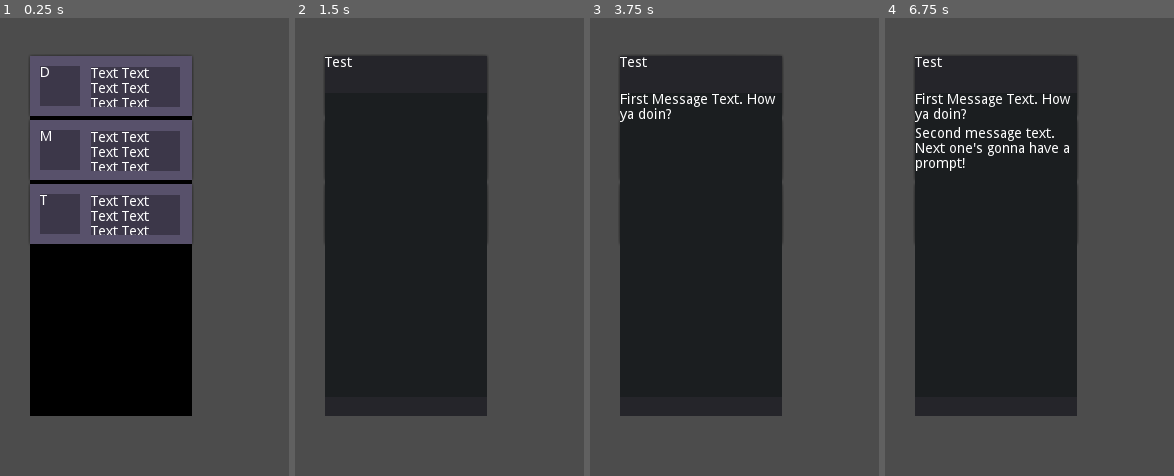
Above: before the commit, frames 1-4 (left to right).
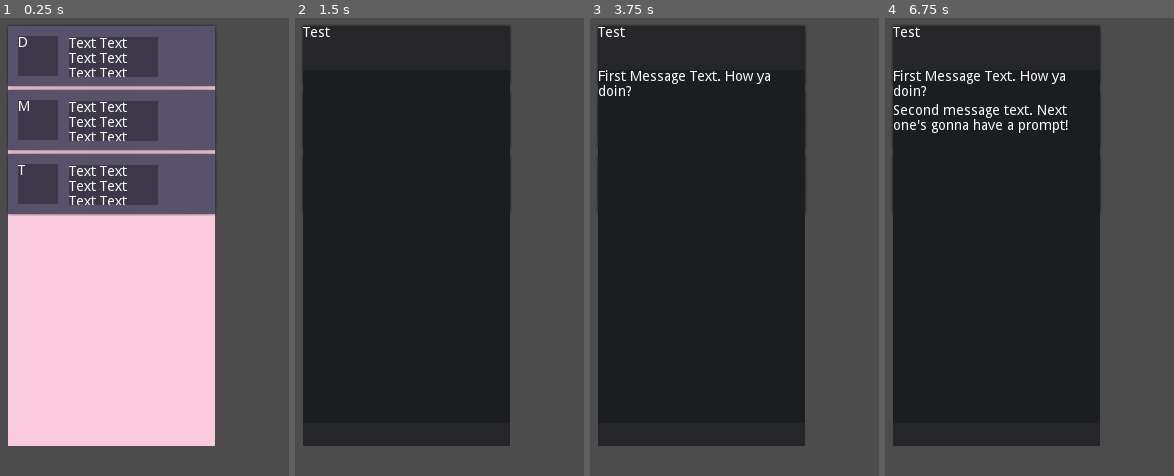
Above: after the commit, the same moments.

Repository: ThomasApplewhite/LexGame
Game: Godot game, scene res://Scripts_Scenes/PhoneScenes/AppSlates/GameplayAppSlates/TextMessenger/TextMessengerAppSlate.tscn
The game is run twice, just before and just after one commit, with the same random seed, the same clock (stepped at 60 frames per second) and the same inputs. The engine's default icon, where the game draws it, is replaced by a stand-in: a white triangle on a blue panel in a dark square.
Inputs (mouse positions are in pixels of both pictures, inside the frame that each line leads up to; where the layout moved, square brackets give the same spot in the first picture):
- Up to frame 1 (0.25 s): no input
- Up to frame 2 (1.5 s): click (404, 54) [404, 86] at 0.5 s; click (404, 150) at 1.27 s
- Up to frame 3 (3.75 s): click (699, 118) at 2.02 s; click (699, 214) at 2.77 s; click (699, 182) at 3.52 s
- Up to frame 4 (6.75 s): click (994, 54) [994, 86] at 4.25 s; click (994, 150) at 5.02 s; click (994, 118) at 5.77 s; click (994, 214) at 6.52 s

The runs differ from the first frame. In frame 1, 58% of the frame differs, in the area x 2-75%, y 1-94%; in frame 2, 22%; in frame 3, 23%; in frame 4, 25%.

Commit message:
Resized AppSlates to be larger

Diff:
--- a/Scripts_Scenes/PhoneScenes/AppSlates/AppSlate.tscn
+++ b/Scripts_Scenes/PhoneScenes/AppSlates/AppSlate.tscn
@@ -7,13 +7,13 @@
 anchor_top = 0.5
 anchor_right = 0.5
 anchor_bottom = 0.5
-margin_left = -81.0
-margin_top = -180.0
-margin_right = 81.0
-margin_bottom = 180.0
+margin_left = -103.5
+margin_top = -210.0
+margin_right = 103.5
+margin_bottom = 210.0
 script = ExtResource( 1 )
 
 [node name="DebugBorderColorRect" type="ColorRect" parent="."]
 anchor_right = 1.0
 anchor_bottom = 1.0
-color = Color( 0, 0, 0, 1 )
+color = Color( 0.980392, 0.792157, 0.870588, 1 )
--- a/Scripts_Scenes/PhoneScenes/AppSlates/GameplayAppSlates/TextMessenger/ConversationAppSlate.tscn
+++ b/Scripts_Scenes/PhoneScenes/AppSlates/GameplayAppSlates/TextMessenger/ConversationAppSlate.tscn
@@ -7,10 +7,10 @@
 anchor_top = 0.5
 anchor_right = 0.5
 anchor_bottom = 0.5
-margin_left = -81.0
-margin_top = -180.0
-margin_right = 81.0
-margin_bottom = 180.0
+margin_left = -103.5
+margin_top = -210.0
+margin_right = 103.5
+margin_bottom = 210.0
 script = ExtResource( 1 )
 
 [node name="VBoxContainer" type="VBoxContainer" parent="."]
@@ -21,8 +21,8 @@
 custom_constants/separation = 0
 
 [node name="HeaderControl" type="Control" parent="VBoxContainer"]
-margin_right = 162.0
-margin_bottom = 37.0
+margin_right = 207.0
+margin_bottom = 44.0
 size_flags_horizontal = 3
 size_flags_vertical = 3
 
@@ -40,9 +40,9 @@
 text = "TEXT TEXT TEXT TEXT TEXT TEXT TEXT"
 
 [node name="TextControl" type="Control" parent="VBoxContainer"]
-margin_top = 37.0
-margin_right = 162.0
-margin_bottom = 341.0
+margin_top = 44.0
+margin_right = 207.0
+margin_bottom = 397.0
 size_flags_horizontal = 3
 size_flags_vertical = 3
 size_flags_stretch_ratio = 8.0
@@ -59,30 +59,30 @@
 size_flags_vertical = 3
 
 [node name="ScrollContainer" type="ScrollContainer" parent="VBoxContainer/TextControl/TextVBoxContainer"]
-margin_right = 162.0
-margin_bottom = 218.0
+margin_right = 207.0
+margin_bottom = 253.0
 size_flags_horizontal = 3
 size_flags_vertical = 3
 size_flags_stretch_ratio = 8.0
 
 [node name="MessageVBoxContainer" type="VBoxContainer" parent="VBoxContainer/TextControl/TextVBoxContainer/ScrollContainer"]
-margin_right = 162.0
-margin_bottom = 218.0
+margin_right = 207.0
+margin_bottom = 253.0
 size_flags_horizontal = 3
 size_flags_vertical = 3
 
 [node name="PromptControl" type="Control" parent="VBoxContainer/TextControl/TextVBoxContainer"]
-margin_top = 222.0
-margin_right = 162.0
-margin_bottom = 304.0
+margin_top = 257.0
+margin_right = 207.0
+margin_bottom = 353.0
 size_flags_horizontal = 3
 size_flags_vertical = 3
 size_flags_stretch_ratio = 3.0
 
 [node name="FooterControl" type="Control" parent="VBoxContainer"]
-margin_top = 341.0
-margin_right = 162.0
-margin_bottom = 360.0
+margin_top = 397.0
+margin_right = 207.0
+margin_bottom = 420.0
 size_flags_horizontal = 3
 size_flags_vertical = 3
 size_flags_stretch_ratio = 0.5
--- a/Scripts_Scenes/PhoneScenes/AppSlates/GameplayAppSlates/TextMessenger/TextMessengerAppSlate.tscn
+++ b/Scripts_Scenes/PhoneScenes/AppSlates/GameplayAppSlates/TextMessenger/TextMessengerAppSlate.tscn
@@ -10,10 +10,10 @@
 anchor_top = 0.5
 anchor_right = 0.5
 anchor_bottom = 0.5
-margin_left = -81.0
-margin_top = -180.0
-margin_right = 81.0
-margin_bottom = 180.0
+margin_left = -103.5
+margin_top = -210.0
+margin_right = 103.5
+margin_bottom = 210.0
 script = ExtResource( 1 )
 convo_entry_node_paths = [ NodePath("DadConversationEntryNode"), NodePath("MomConversationEntryNode"), NodePath("TommyConversationEntryNode") ]
 convo_entry_button_scene = ExtResource( 3 )
@@ -21,7 +21,7 @@
 [node name="DebugBorderColorRect" type="ColorRect" parent="."]
 anchor_right = 1.0
 anchor_bottom = 1.0
-color = Color( 0, 0, 0, 1 )
+color = Color( 0.980392, 0.792157, 0.870588, 1 )
 
 [node name="VBoxContainer" type="VBoxContainer" parent="DebugBorderColorRect"]
 anchor_right = 1.0
Not shown, changed: Documentation/Phone/AppSlates/AppSlate.md
